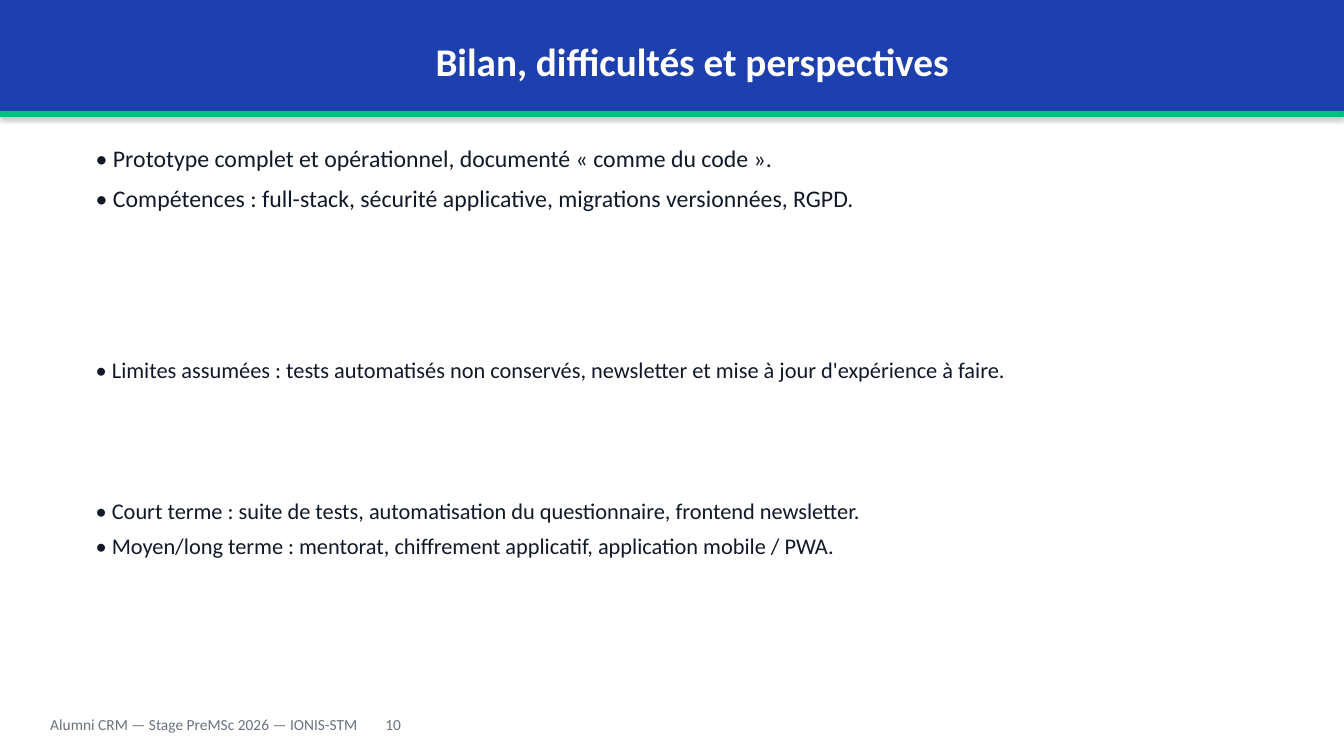
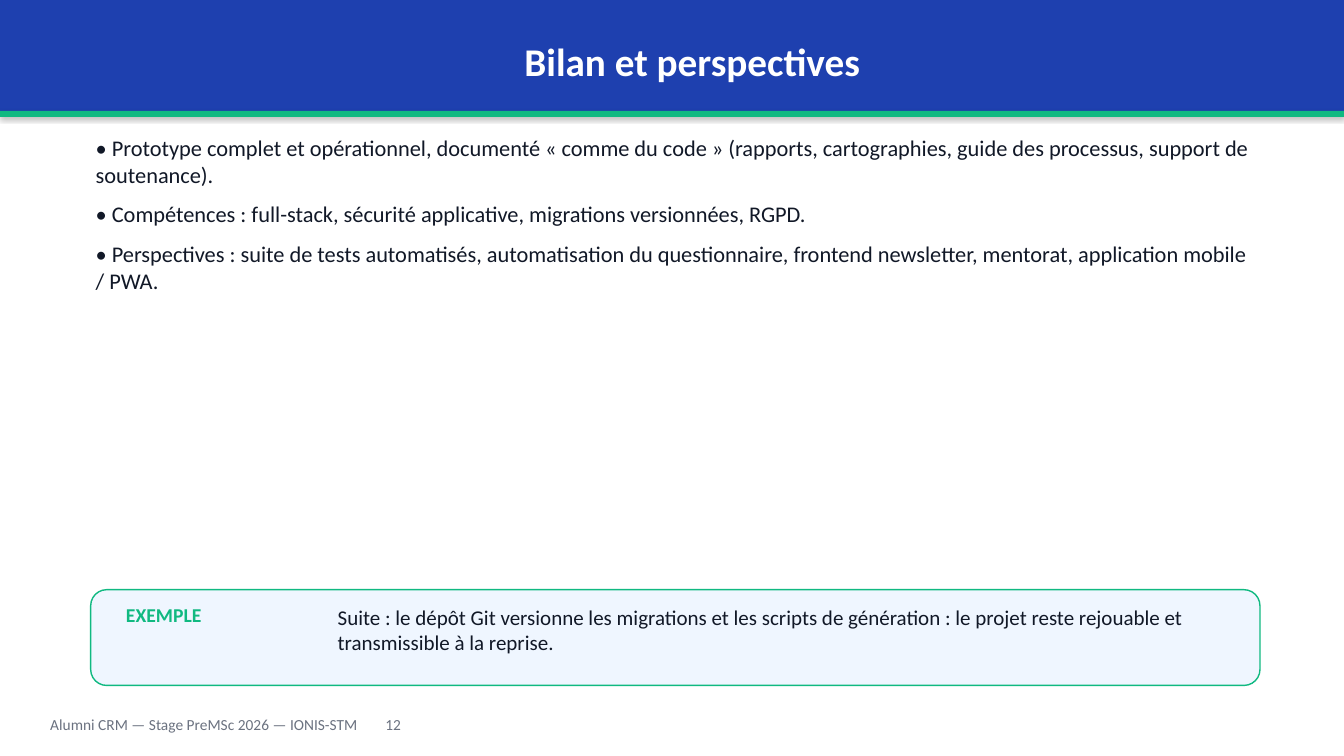
Before and after one commit to Rafikdjm/CRM_IONIS, a slide deck: slide 12 of Rapport/Soutenance - Alumni CRM - PreMSc 2026.pptx (slide 10 before the commit). Drawn at 1344x756 pixels with LibreOffice and Linux fonts; fonts in the diff are those of the drawing. Boxes give left, top, right and bottom in pixels: in the first picture for what was removed or moved away, otherwise in the second. Text is boxed around its words. In the diff, an @@ line names an element or a change of style, - is before the commit and + after.

Commit message:
feat(soutenance): rebuild deck to 13 slides - add MCD capture, rewrite context slide, add concrete example per section

```diff
--- a/Rapport/Soutenance - Alumni CRM - PreMSc 2026.pptx
+++ b/Rapport/Soutenance - Alumni CRM - PreMSc 2026.pptx
@@ text in rectangle at (x1=524, y1=48, x2=860, y2=82): text changed @@
-Bilan, difficultés et perspectives
+Bilan et perspectives
@@ text "• Prototype complet et opérationnel, ..." moved from (x1=113, y1=150, x2=853, y2=211) to (x1=96, y1=140, x2=1248, y2=289) @@
@@ text at (x1=96, y1=140, x2=1248, y2=186): text changed; size 17 to 16 pt @@
-• Prototype complet et opérationnel, documenté « comme du code ».
+• Prototype complet et opérationnel, documenté « comme du code » (rapports, cartographies, guide des processus, support de soutenance).
@@ text at (x1=112, y1=206, x2=805, y2=226): size 17 to 16 pt in "• Compétences : full-stack, sécurité applicative, migrations ..."; more space between paragraphs @@
@@ text at (x1=109, y1=246, x2=1246, y2=289): paragraph added @@
+• Perspectives : suite de tests automatisés, automatisation du questionnaire, frontend newsletter, mentorat, application mobile / PWA.
@@ text removed at (x1=112, y1=362, x2=1004, y2=382) @@
-• Limites assumées : tests automatisés non conservés, newsletter et mise à jour d'expérience à faire.
@@ text removed at (x1=112, y1=503, x2=860, y2=558) @@
-• Court terme : suite de tests, automatisation du questionnaire, frontend newsletter.
-• Moyen/long terme : mentorat, chiffrement applicatif, application mobile / PWA.
@@ rounded rectangle added at (x1=91, y1=590, x2=1260, y2=686), fill #EFF6FF, outline #10B981 1 pt @@
@@ text added at (x1=126, y1=609, x2=201, y2=622), 14 pt, text #10B981, bold @@
+EXEMPLE
@@ text added at (x1=338, y1=610, x2=1182, y2=654), 15 pt, text #111827 @@
+Suite : le dépôt Git versionne les migrations et les scripts de génération : le projet reste rejouable et transmissible à la reprise.
@@ text at (x1=50, y1=719, x2=401, y2=733): text changed @@
-Alumni CRM — Stage PreMSc 2026 — IONIS-STM 10
+Alumni CRM — Stage PreMSc 2026 — IONIS-STM 12
```
Also in this commit, not shown: 7 other slides changed, 3 slides added, 1 slide removed, 1 other file.
